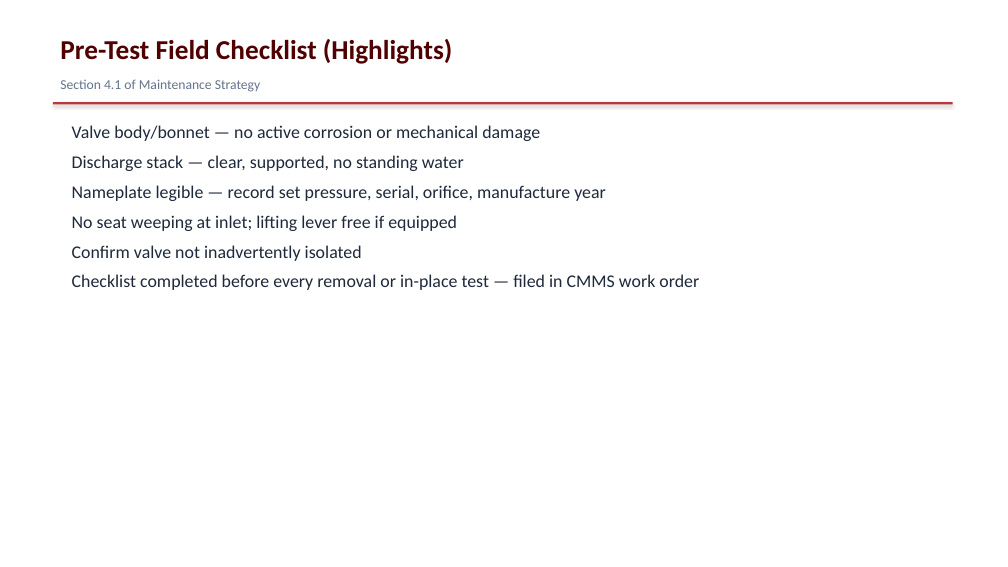
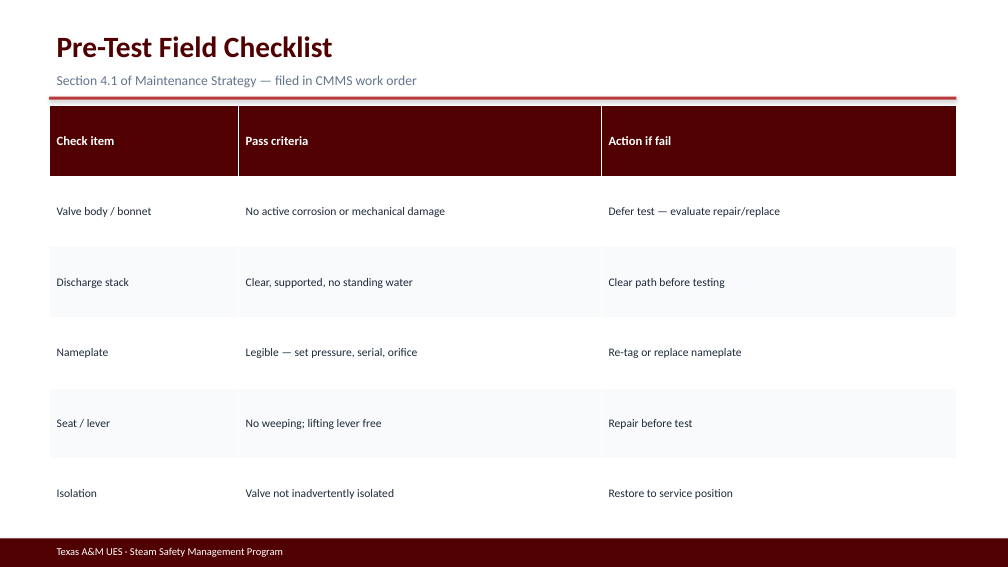
Before and after one commit to stavan12-a11y/PSV-Compliance-Tracking-Dashboard, a slide deck: slide 19 of docs/presentation/UES-Steam-Safety-Management-Program.pptx. Drawn at 1008x567 pixels with LibreOffice and Linux fonts; fonts in the diff are those of the drawing. Boxes give left, top, right and bottom in pixels: in the first picture for what was removed or moved away, otherwise in the second. Text is boxed around its words. In the diff, an @@ line names an element or a change of style, - is before the commit and + after.

```diff
--- a/docs/presentation/UES-Steam-Safety-Management-Program.pptx
+++ b/docs/presentation/UES-Steam-Safety-Management-Program.pptx
@@ text at (57,36,332,58): text changed; size 26 to 28 pt @@
-Pre-Test Field Checklist (Highlights)
+Pre-Test Field Checklist
@@ text at (57,75,416,88): text changed @@
-Section 4.1 of Maintenance Strategy
+Section 4.1 of Maintenance Strategy — filed in CMMS work order
@@ rectangle: place and size @@
-rectangle at (53,102,953,104)
+rectangle at (49,97,957,100)
@@ table added at (49,106,957,529), 6 rows, 3 columns @@
+Check item | Pass criteria | Action if fail
+Valve body / bonnet | No active corrosion or mechanical damage | Defer test — evaluate repair/replace
+Discharge stack | Clear, supported, no standing water | Clear path before testing
+Nameplate | Legible — set pressure, serial, orifice | Re-tag or replace nameplate
+Seat / lever | No weeping; lifting lever free | Repair before test
+Isolation | Valve not inadvertently isolated | Restore to service position
@@ text removed at (72,125,699,290) @@
-Valve body/bonnet — no active corrosion or mechanical damage
-Discharge stack — clear, supported, no standing water
-Nameplate legible — record set pressure, serial, orifice, manufacture year
-No seat weeping at inlet; lifting lever free if equipped
-Confirm valve not inadvertently isolated
-Checklist completed before every removal or in-place test — filed in CMMS work order
@@ rectangle added at (0,538,1008,567), fill #500000 @@
@@ text added at (57,548,283,557), 10 pt, text #FFFFFF @@
+Texas A&M UES · Steam Safety Management Program
```
Also in this commit, not shown: 16 other slides changed, 9 slides added, 9 slides removed, 5 other files.
